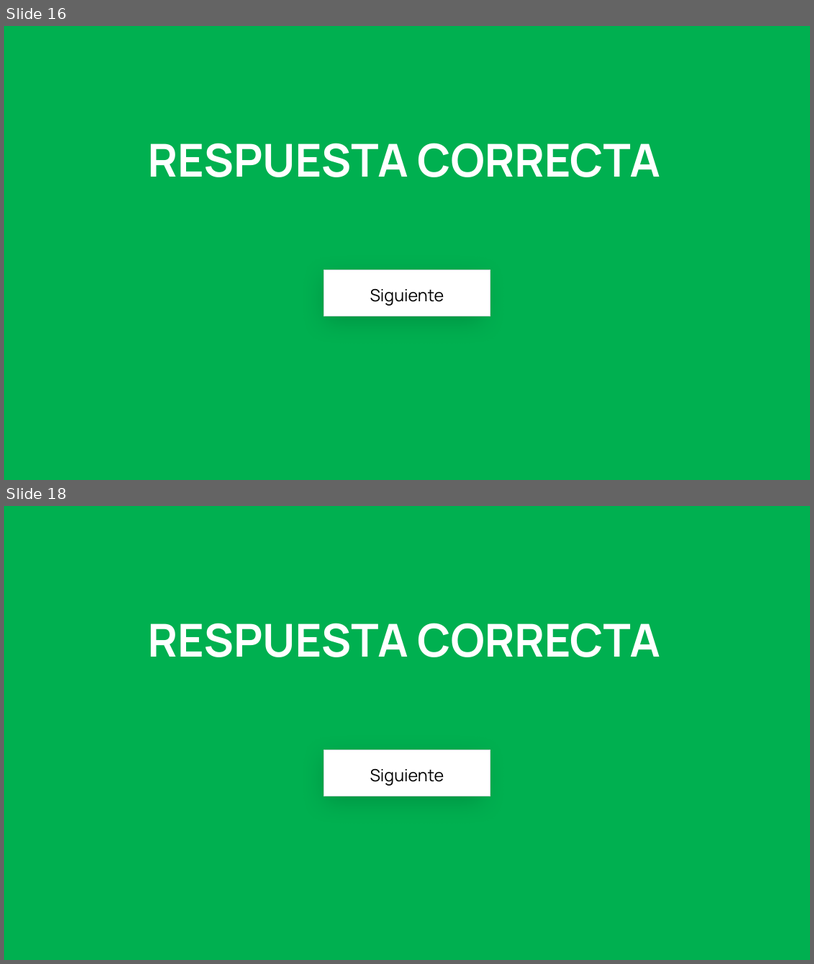
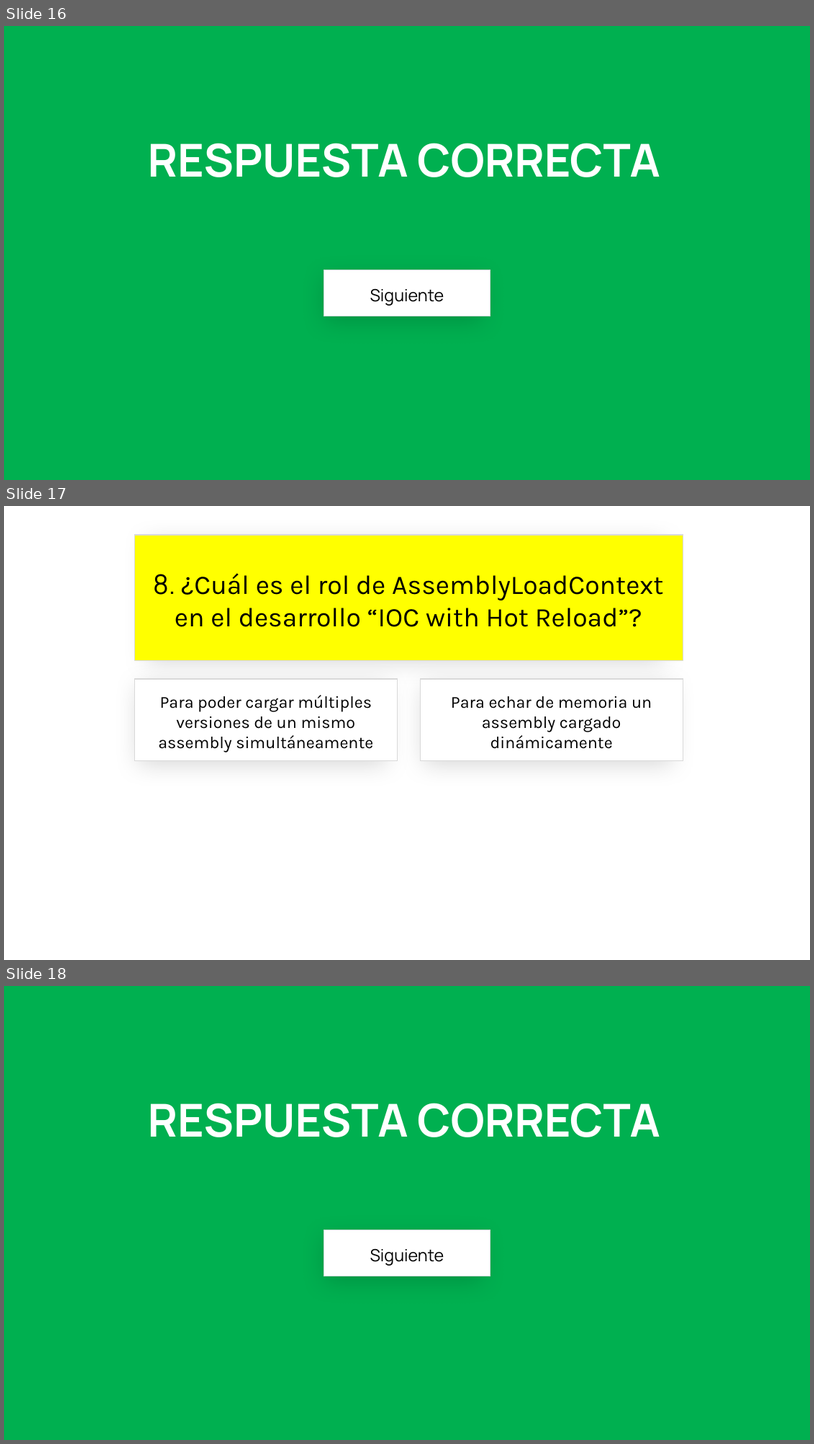
Before and after one commit to jsuarezruiz/SevillaDotNetConf2023, a slide deck: sevilladotnetconf-close.pptx. Shown one above the other, each under a label of ours: slides 16 and 18 before the commit, slides 16, 17 and 18 after it; the slides between them are not shown. The pictures are 814x964 and 814x1444 pixels, drawn with LibreOffice and Linux fonts; fonts in the diff are those of the drawing. Boxes give left, top, right and bottom in pixels: in the first picture for what was removed or moved away, otherwise in the second. Text is boxed around its words. In the diff, an @@ line names an element or a change of style, - is before the commit and + after.

```diff
--- a/sevilladotnetconf-close.pptx
+++ b/sevilladotnetconf-close.pptx
@@ slide 17 added at (4,506,810,960), background #FFFFFF @@
@@ rectangle added at (134,535,684,661), fill #FFFF00, outline #D9D9D9 1 pt, 32 pt, text #000000 @@
+8. ¿Cuál es el rol de AssemblyLoadContext en el desarrollo “IOC with Hot Reload”?
@@ rectangle added at (134,679,397,761), fill #FFFFFF, outline #D9D9D9 1 pt, 20 pt, text #000000 @@
+Para poder cargar múltiples versiones de un mismo assembly simultáneamente
@@ rectangle added at (421,679,684,761), fill #FFFFFF, outline #D9D9D9 1 pt, 20 pt, text #000000 @@
+Para echar de memoria un assembly cargado dinámicamente
```
Also in this commit, not shown: 12 slides changed, 3 other slides added, 4 slides removed, 1 other file.
